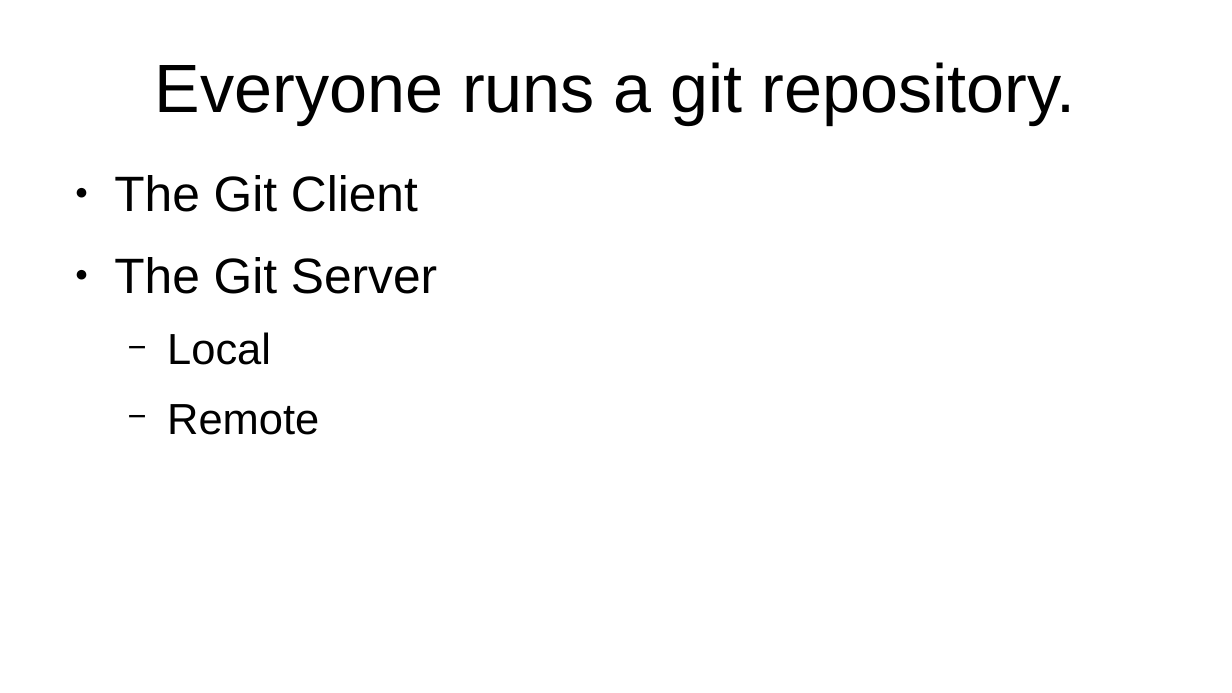
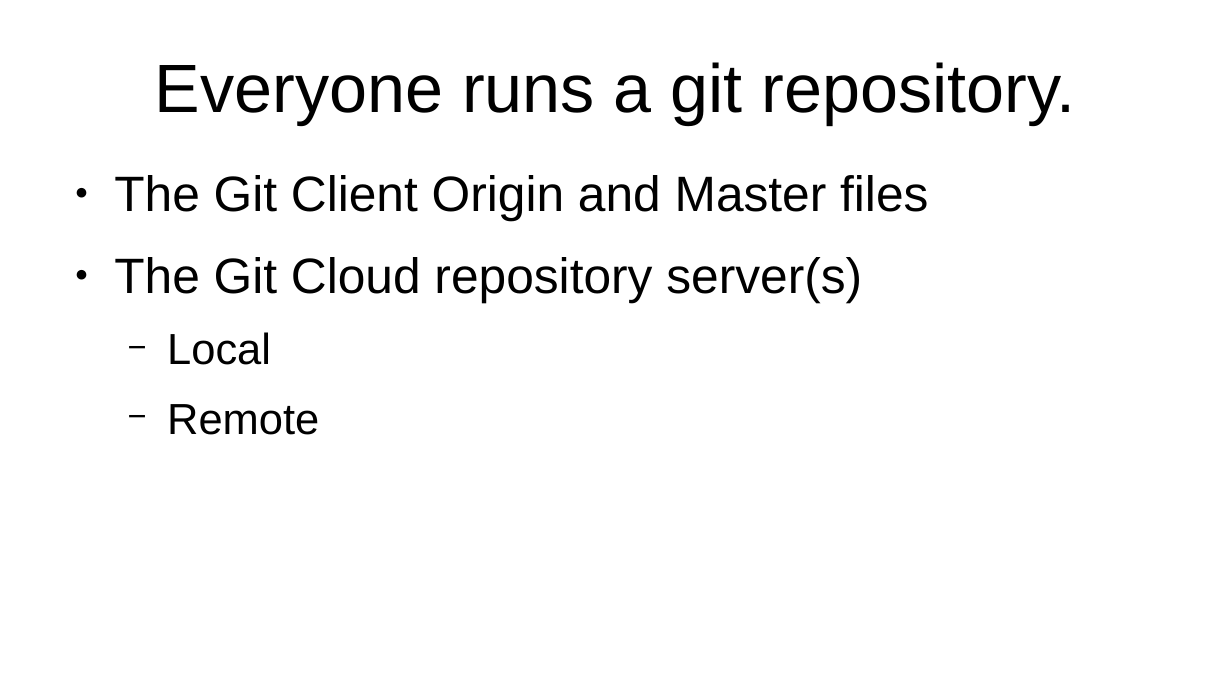
Before and after one commit to flintiii/TenStatementGit, a slide deck: slide 31 of vm_workshop_presentation.odp. Drawn at 1232x693 pixels with LibreOffice and Linux fonts; fonts in the diff are those of the drawing. Boxes give left, top, right and bottom in pixels: in the first picture for what was removed or moved away, otherwise in the second. Text is boxed around its words. In the diff, an @@ line names an element or a change of style, - is before the commit and + after.

```diff
--- a/vm_workshop_presentation.odp
+++ b/vm_workshop_presentation.odp
@@ text at bbox=[114, 175, 928, 302]: text changed @@
-● The Git Client
-● The Git Server
+● The Git Client Origin and Master files
+● The Git Cloud repository server(s)
```
Also in this commit, not shown: 6 other slides changed.
